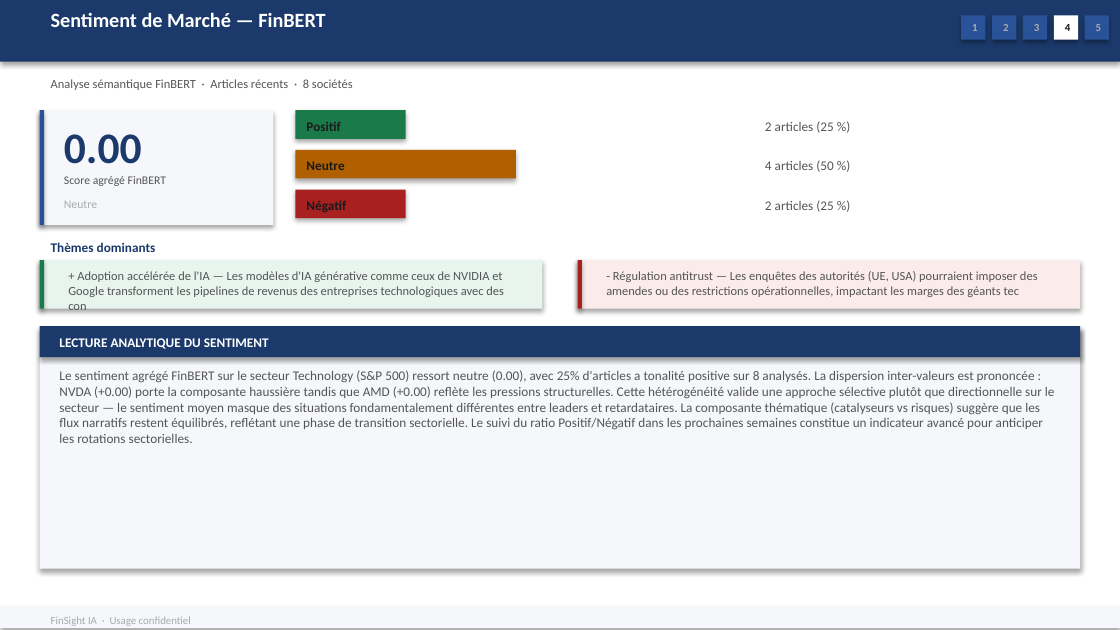
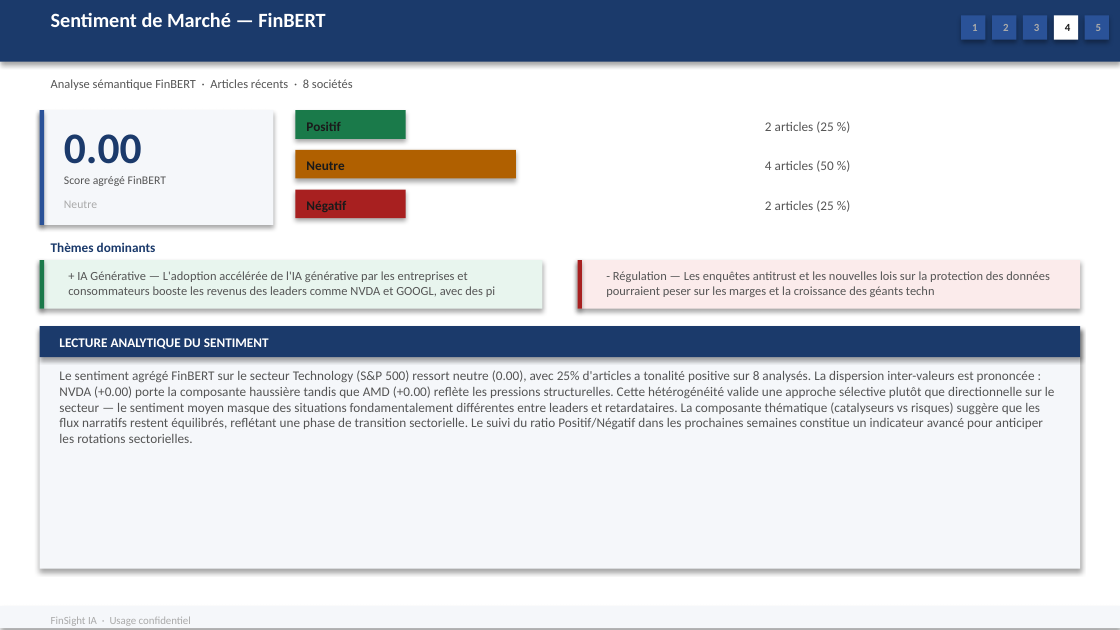
Before and after one commit to baptistejeh07-art/finsight-ia, a slide deck: slide 18 of preview/secteur_Technology_S&P_500/secteur_Technology_S&P_500.pptx. Drawn at 1120x630 pixels with LibreOffice and Linux fonts; fonts in the diff are those of the drawing. Boxes give left, top, right and bottom in pixels: in the first picture for what was removed or moved away, otherwise in the second. Text is boxed around its words. In the diff, an @@ line names an element or a change of style, - is before the commit and + after.

Commit message:
chore(preview): secteur_Technology_S&P_500 outputs regeneres

```diff
--- a/preview/secteur_Technology_S&P_500/secteur_Technology_S&P_500.pptx
+++ b/preview/secteur_Technology_S&P_500/secteur_Technology_S&P_500.pptx
@@ text at [68, 271, 495, 297]: text changed @@
-+ Adoption accélérée de l'IA — Les modèles d'IA générative comme ceux de NVIDIA et Google transforment les pipelines de revenus des entreprises technologiques avec des con
++ IA Générative — L'adoption accélérée de l'IA générative par les entreprises et consommateurs booste les revenus des leaders comme NVDA et GOOGL, avec des pi
@@ text at [606, 271, 1049, 297]: text changed @@
-- Régulation antitrust — Les enquêtes des autorités (UE, USA) pourraient imposer des amendes ou des restrictions opérationnelles, impactant les marges des géants tec
+- Régulation — Les enquêtes antitrust et les nouvelles lois sur la protection des données pourraient peser sur les marges et la croissance des géants techn
```
Also in this commit, not shown: 5 other slides changed, 2 other files.
